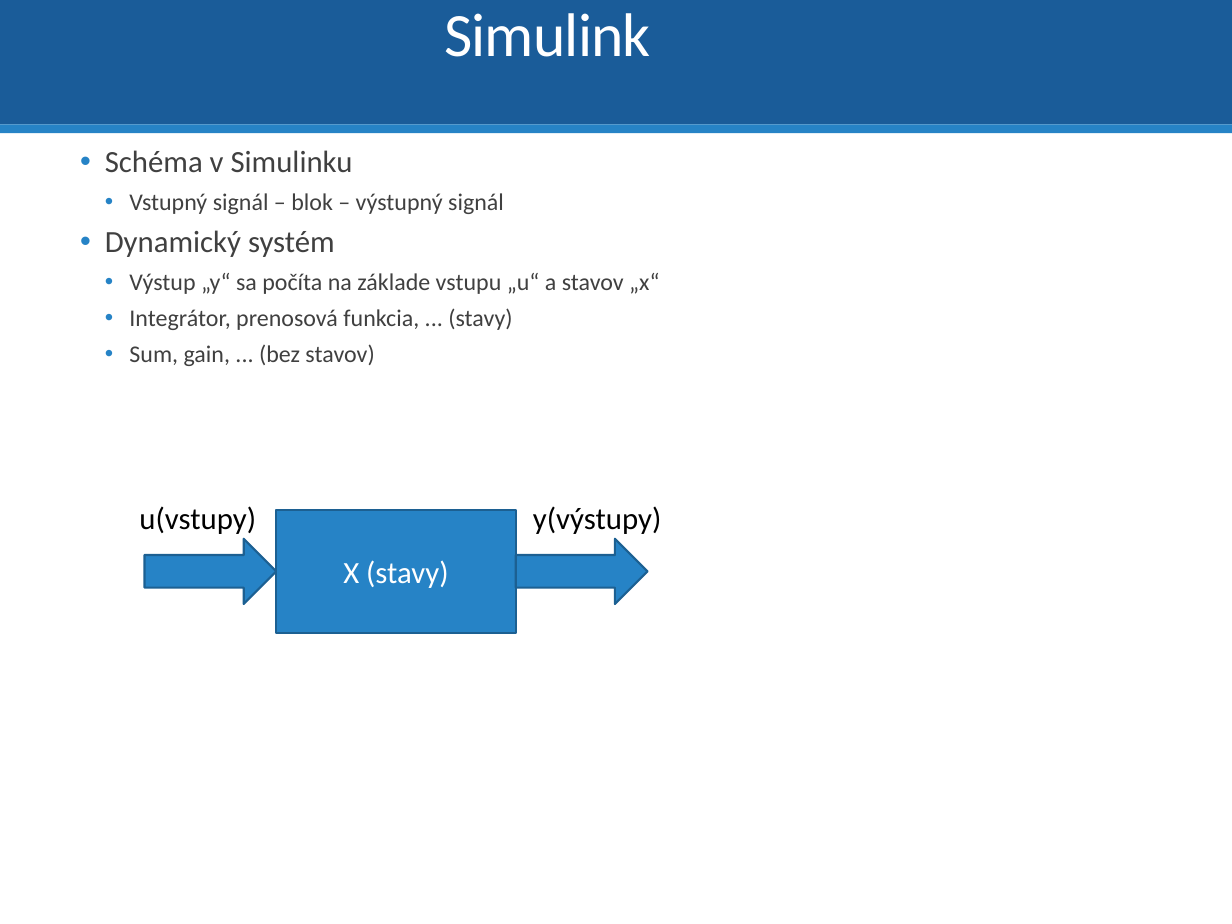
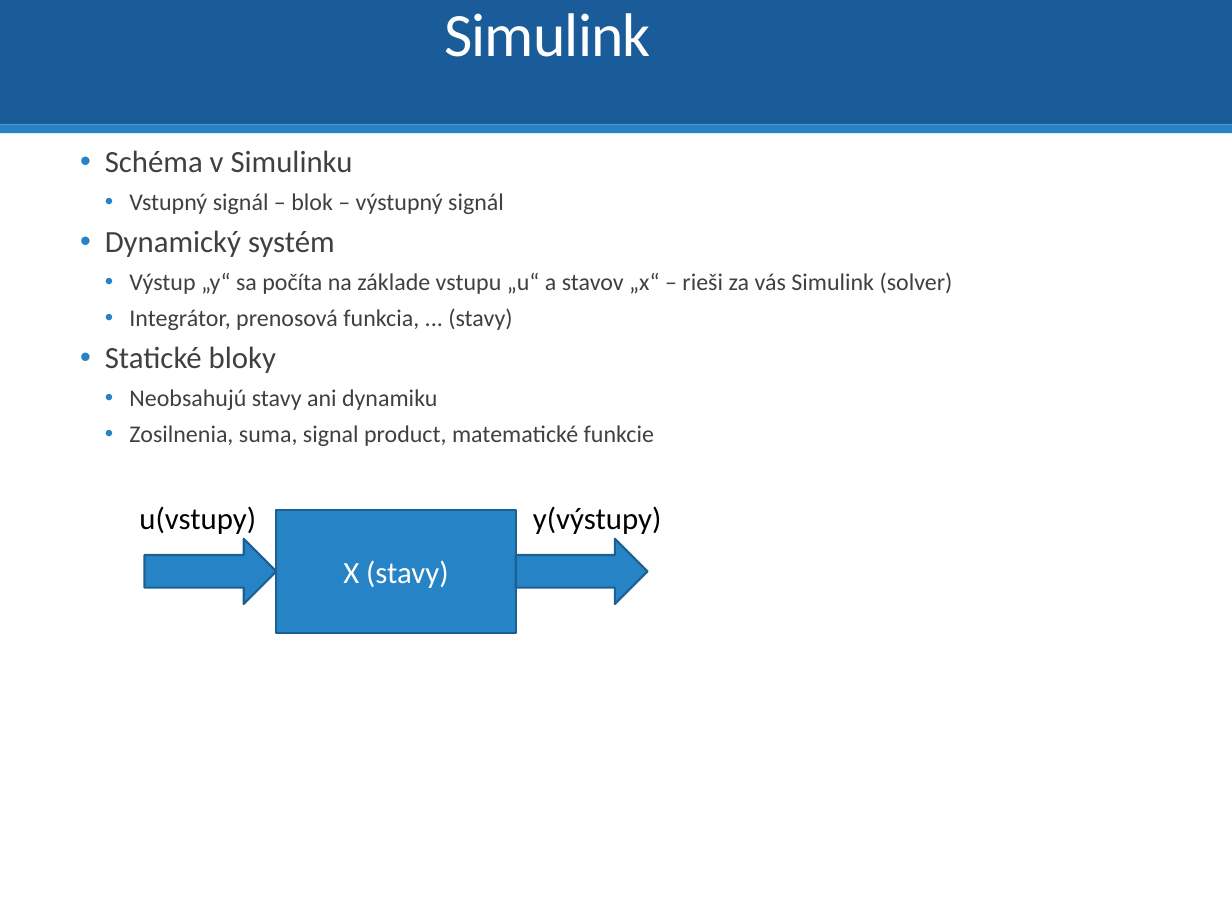
Before and after one commit to dodekm/TeamProjektKybernetika, a slide deck: slide 31 of Nove prednasky/TP_P1.pptx (slide 35 before the commit). Drawn at 1232x924 pixels with LibreOffice and Linux fonts; fonts in the diff are those of the drawing. Boxes give left, top, right and bottom in pixels: in the first picture for what was removed or moved away, otherwise in the second. Text is boxed around its words. In the diff, an @@ line names an element or a change of style, - is before the commit and + after.

```diff
--- a/Nove prednasky/TP_P1.pptx
+++ b/Nove prednasky/TP_P1.pptx
@@ text at box(129, 272, 953, 294): text changed @@
-    • Výstup „y“ sa počíta na základe vstupu „u“ a stavov „x“
+    • Výstup „y“ sa počíta na základe vstupu „u“ a stavov „x“ – rieši za vás Simulink (solver)
@@ text at box(105, 346, 654, 446): text changed @@
-    • Sum, gain, ... (bez stavov)
+  • Statické bloky
+    • Neobsahujú stavy ani dynamiku
+    • Zosilnenia, suma, signal product, matematické funkcie
```
Also in this commit, not shown: 10 other slides changed, 3 slides added, 9 slides removed.
